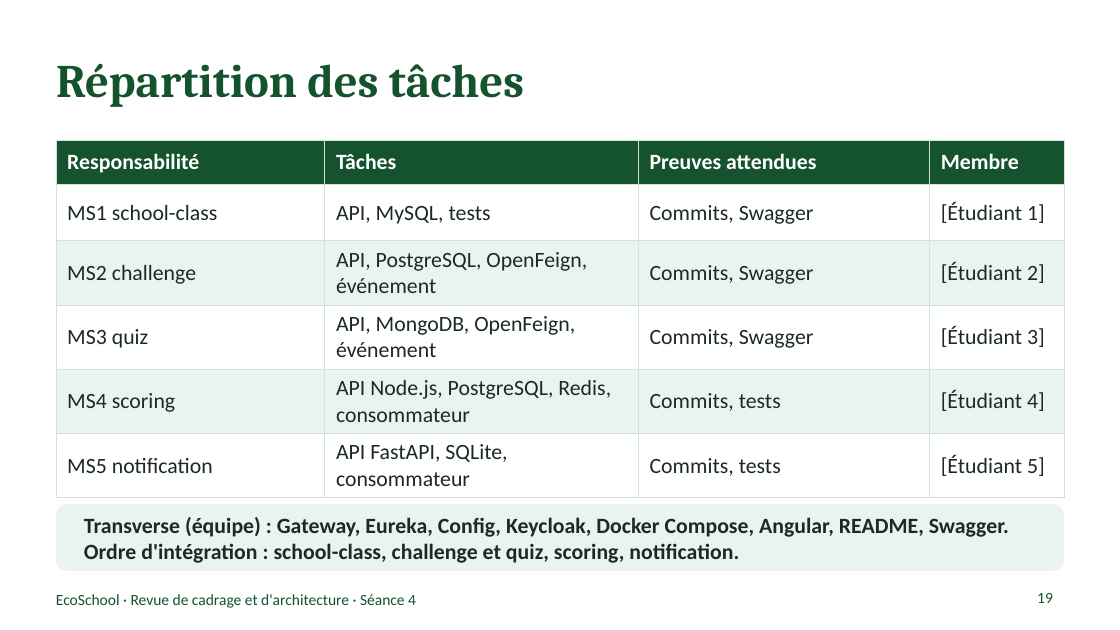
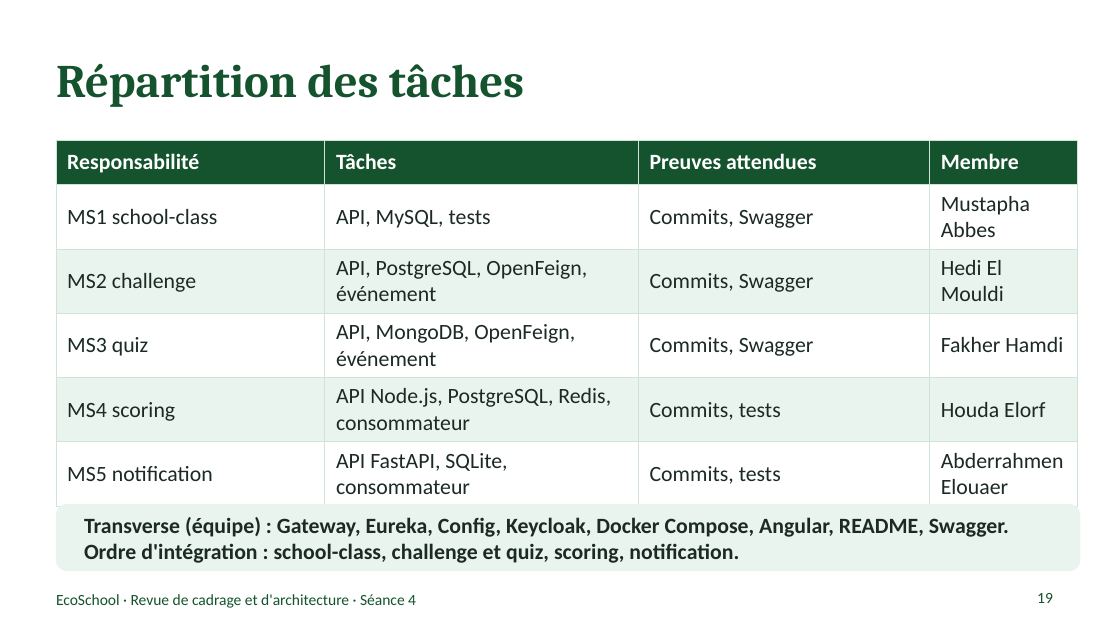
Before and after one commit to mustapha605/EcoSchool, a slide deck: slide 19 of Documentation/Presentation/EcoSchool_Presentation.pptx. Drawn at 1120x630 pixels with LibreOffice and Linux fonts; fonts in the diff are those of the drawing. Boxes give left, top, right and bottom in pixels: in the first picture for what was removed or moved away, otherwise in the second. Text is boxed around its words. In the diff, an @@ line names an element or a change of style, - is before the commit and + after.

```diff
--- a/Documentation/Presentation/EcoSchool_Presentation.pptx
+++ b/Documentation/Presentation/EcoSchool_Presentation.pptx
@@ table at box(56, 140, 1077, 498) @@
-row 2, column 4: [Étudiant 1]
+row 2, column 4: Mustapha Abbes
-row 3, column 4: [Étudiant 2]
+row 3, column 4: Hedi El Mouldi
-row 4, column 4: [Étudiant 3]
+row 4, column 4: Fakher Hamdi
-row 5, column 4: [Étudiant 4]
+row 5, column 4: Houda Elorf
-row 6, column 4: [Étudiant 5]
+row 6, column 4: Abderrahmen Elouaer
@@ borders changed @@
@@ table: place and size @@
-table at box(56, 140, 1064, 490)
+table at box(56, 140, 1077, 498)
@@ rounded rectangle: place and size @@
-rounded rectangle at box(56, 504, 1064, 571)
+rounded rectangle at box(56, 504, 1081, 571)
```
Also in this commit, not shown: 11 other slides changed, 56 other files.
